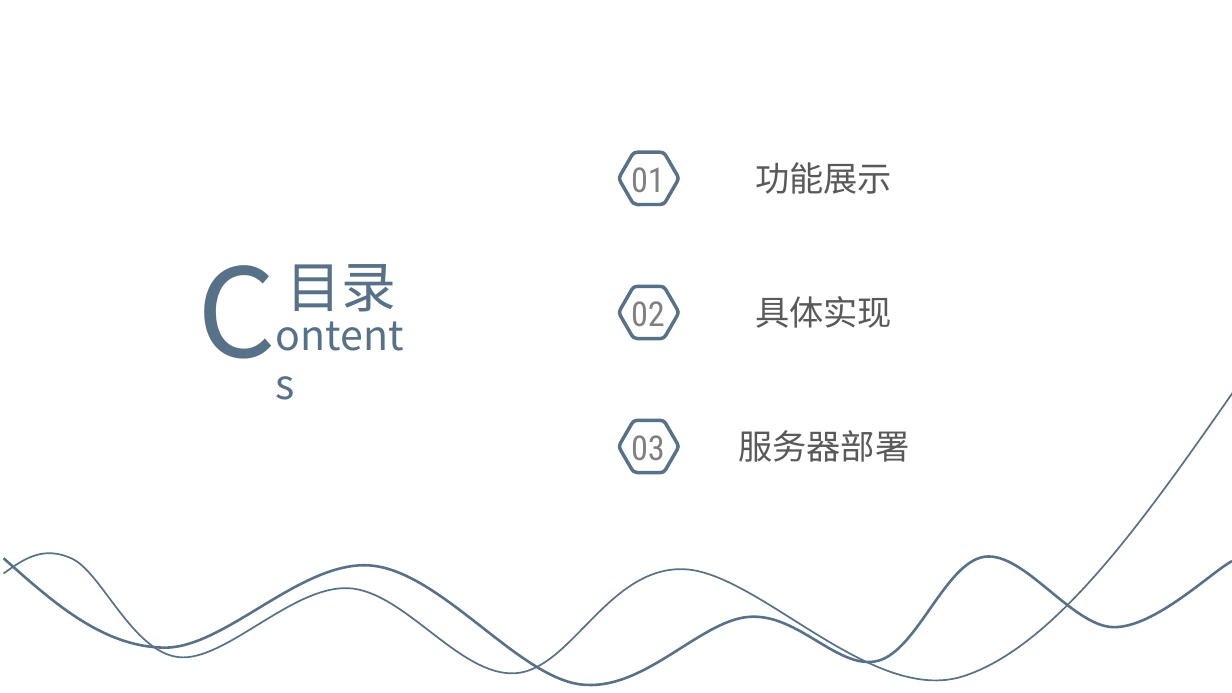
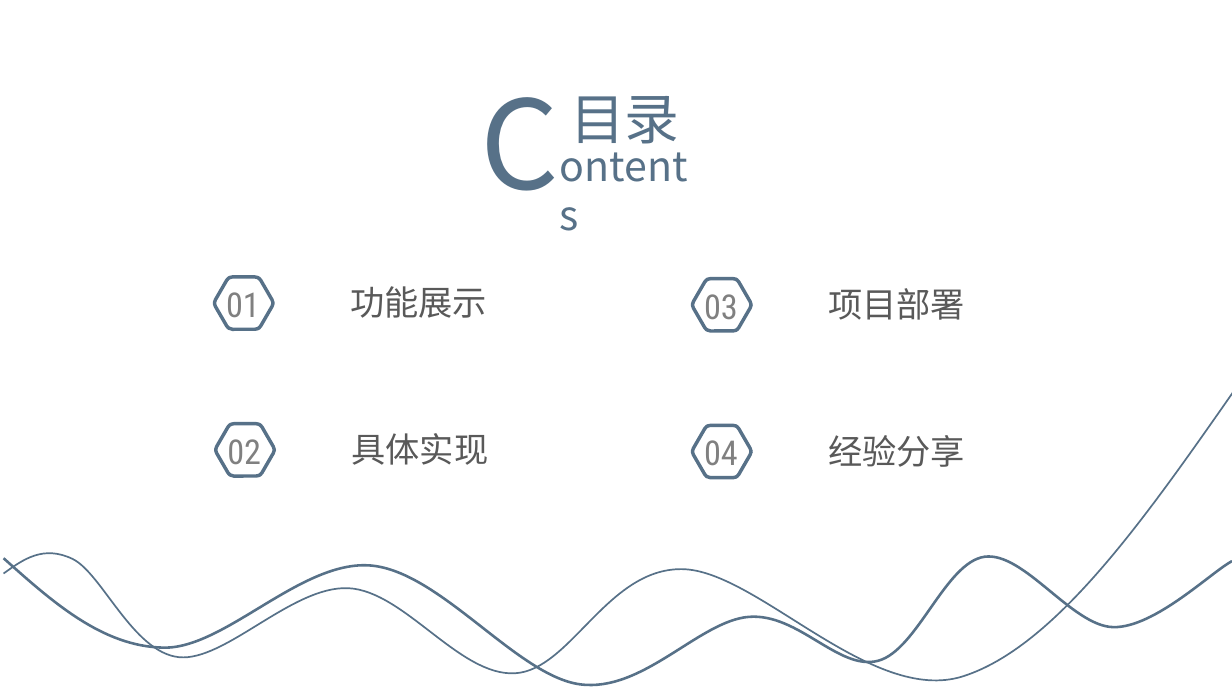
Before and after one commit to WuYunVanilla/AdvancedWebPJ, a slide deck: slide 2 of 高级WEB展示.pptx. Drawn at 1232x693 pixels with LibreOffice and Linux fonts; fonts in the diff are those of the drawing. Boxes give left, top, right and bottom in pixels: in the first picture for what was removed or moved away, otherwise in the second. Text is boxed around its words. In the diff, an @@ line names an element or a change of style, - is before the commit and + after.

Commit message:
modify pre ppt

```diff
--- a/高级WEB展示.pptx
+++ b/高级WEB展示.pptx
@@ 3 texts: place and size @@
-3 texts at bbox=[197, 264, 430, 365]
+3 texts at bbox=[481, 96, 713, 196]
@@ 2 texts, 1 freeform shape: place and size @@
-2 texts, 1 freeform shape at bbox=[620, 153, 892, 205]
+2 texts, 1 freeform shape at bbox=[214, 277, 487, 329]
@@ text "03": place and size @@
-text "03" at bbox=[631, 435, 665, 469]
+text "03" at bbox=[704, 294, 738, 327]
@@ freeform shape: place and size @@
-freeform shape at bbox=[620, 420, 678, 472]
+freeform shape at bbox=[692, 278, 750, 330]
@@ text at bbox=[828, 288, 965, 320]: text changed @@
-服务器部署
+项目部署
@@ text "02": place and size @@
-text "02" at bbox=[631, 301, 665, 335]
+text "02" at bbox=[227, 439, 261, 472]
@@ freeform shape: place and size @@
-freeform shape at bbox=[620, 286, 678, 338]
+freeform shape at bbox=[216, 424, 274, 476]
@@ text "具体实现": place and size @@
-text "具体实现" at bbox=[755, 296, 892, 328]
+text "具体实现" at bbox=[351, 433, 488, 465]
@@ freeform shape added at bbox=[692, 425, 750, 477], outline #577188 2 pt @@
@@ text added at bbox=[704, 440, 738, 474], 20 pt, text #808080 @@
+04
@@ text added at bbox=[828, 435, 965, 467], 20 pt, text #595959 @@
+经验分享
```
Also in this commit, not shown: 2 other slides changed, 10 slides added, 1 other file.
